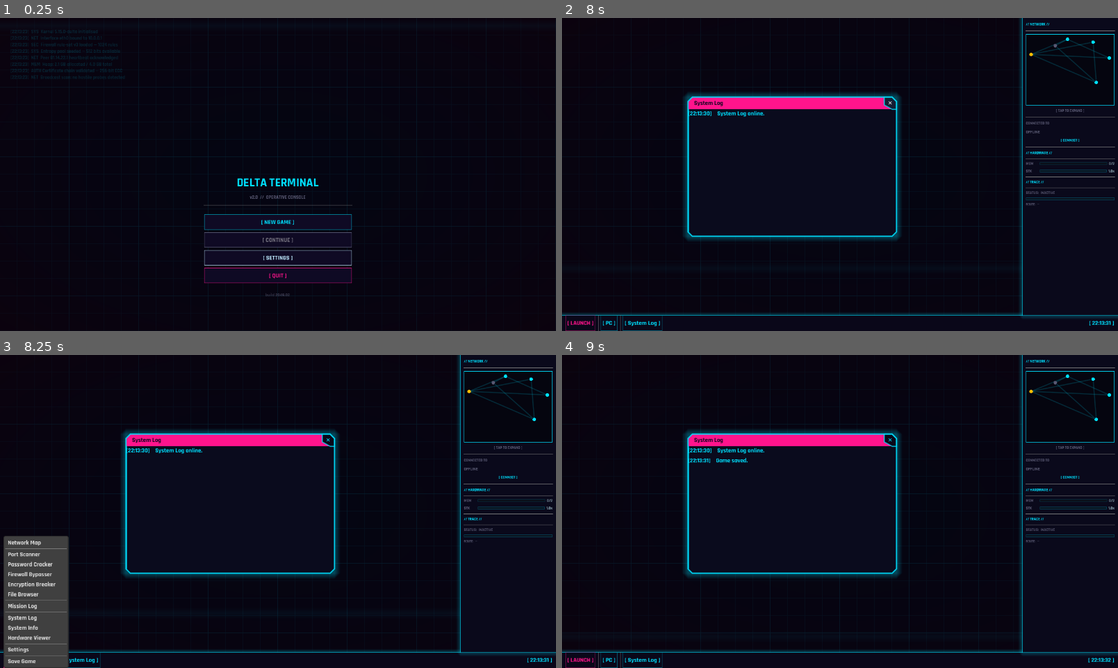
Above: before the commit, frames 1-4 (two rows, left to right).
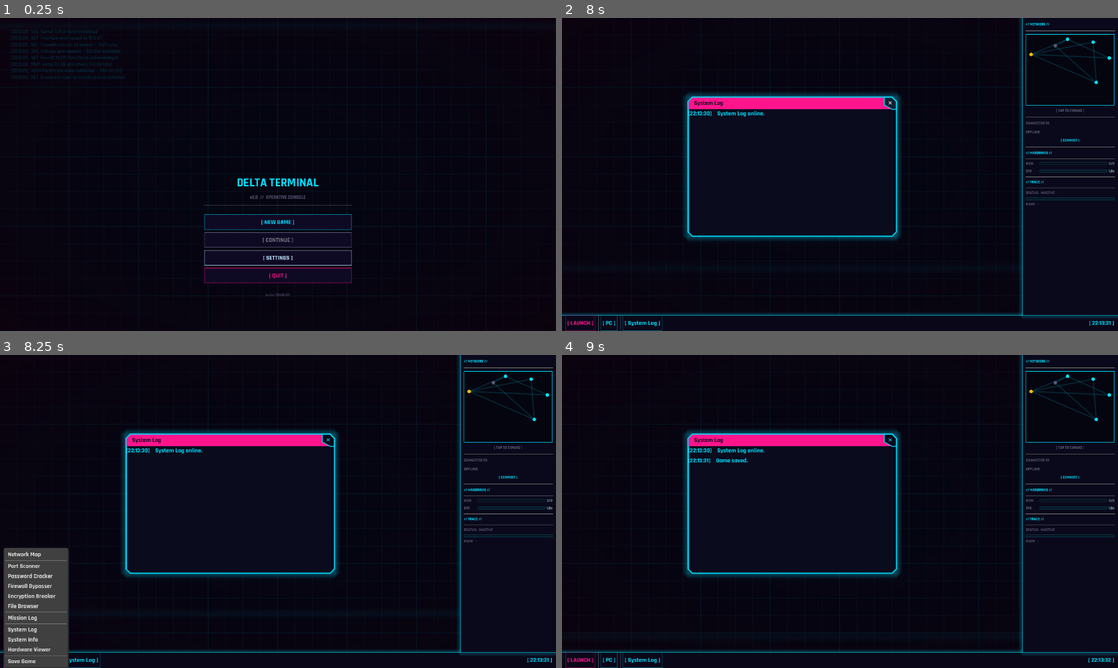
Above: after the commit, the same moments.

Repository: Sub-Xaero/Delta-Terminal-v2
Game: Godot game, scene res://scenes/main_menu.tscn
Two runs of this game, one before a commit and one after it. Both use one fixed random seed, a clock stepped at 60 frames per second and the inputs below.
Inputs (mouse positions are in pixels of both pictures, inside the frame that each line leads up to):
- Up to frame 1 (0.25 s): no input
- Up to frame 2 (8 s): click "[ SETTINGS ]" at 0.5 s; click "[ NEW GAME ]" at 1.25 s; click "[ NEW GAME ]" at 2 s; click "✕" at 2.75 s; click "[ NEW GAME ]" at 3.5 s; click (840, 230) at 4.27 s; type "12" at 4.35 s; click "[ CONFIRM ]" at 5 s; tap Enter at 5.75, 7.25 s; move the mouse to (962, 158) at 5.77 s; click (962, 158) at 5.92 s; tap Space at 6.5 s; drag from (728, 190) to (812, 237) at 6.52 s; move the mouse to (895, 105) at 7.27 s; click (895, 105) at 7.42 s
- Up to frame 3 (8.25 s): click "[ LAUNCH ]" at 8 s
- Up to frame 4 (9 s): click "[ LAUNCH ]" at 8.75 s

Frames 1-2 are identical in both runs. In frame 3, 1.3% of the frame differs, in the area x 0-13%, y 57-96%; in frame 4, nothing differs.

Commit message:
Add pause menu overlay with clock shortcut
Full-screen modal pause overlay (Escape or clock click) that freezes the
scene tree via get_tree().paused. Includes Resume, Save Game, Settings,
and Quit to Menu buttons. Settings moved from context menu into pause menu.

Diff:
--- a/scenes/desktop/desktop.gd
+++ b/scenes/desktop/desktop.gd
@@ -12,11 +12,11 @@
 const FileBrowserScene        := preload("res://scenes/tools/file_browser.tscn")
 const EncryptionBreakerScene  := preload("res://scenes/tools/encryption_breaker.tscn")
 const HardwareViewerScene     := preload("res://scenes/tools/hardware_viewer.tscn")
-const SettingsScene           := preload("res://scenes/ui/settings.tscn")
 
 @onready var window_manager: WindowManager = $WindowLayer
 @onready var context_menu: PopupMenu = $ContextMenu
 @onready var _crt_bg: ColorRect = $Background
+@onready var _pause_menu: PauseMenu = $PauseMenu
 
 
 func _ready() -> void:
@@ -25,6 +25,7 @@
 	EventBus.context_menu_requested.connect(_show_context_menu)
 	EventBus.open_tool_requested.connect(_on_open_tool_requested)
 	EventBus.system_nuke_triggered.connect(_on_system_nuke)
+	EventBus.pause_requested.connect(_pause_menu.toggle)
 	SettingsManager.settings_changed.connect(_apply_crt_settings)
 	_apply_crt_settings()
 	window_manager.spawn_tool_window(SystemLogScene, "System Log")
@@ -52,13 +53,15 @@
 	context_menu.add_item("System Info", 4)
 	context_menu.add_item("Hardware Viewer", 11)
 	context_menu.add_separator()
-	context_menu.add_item("Settings", 8)
-	context_menu.add_separator()
 	context_menu.add_item("Save Game", 12)
 	context_menu.id_pressed.connect(_on_context_menu_id_pressed)
 
 
 func _unhandled_input(event: InputEvent) -> void:
+	if event is InputEventKey and event.is_action_pressed("ui_cancel"):
+		_pause_menu.toggle()
+		get_viewport().set_input_as_handled()
+		return
 	if event is InputEventMouseButton:
 		if event.button_index == MOUSE_BUTTON_RIGHT and event.pressed:
 			_show_context_menu(get_global_mouse_position())
@@ -113,8 +116,6 @@
 				],
 				"info"
 			)
-		8:
-			window_manager.spawn_tool_window(SettingsScene, "Settings")
 		12:
 			SaveManager.save_game()
 
--- a/scenes/desktop/desktop.tscn
+++ b/scenes/desktop/desktop.tscn
@@ -1,6 +1,7 @@
 [gd_scene format=3 uid="uid://btgvnars7safb"]
 
 [ext_resource type="Script" uid="uid://drbpe4t7ta1wi" path="res://scenes/desktop/desktop.gd" id="1_desk"]
+[ext_resource type="PackedScene" path="res://scenes/ui/pause_menu.tscn" id="7_pm"]
 [ext_resource type="Script" uid="uid://byvw0ae1r6jbc" path="res://scenes/desktop/window_manager.gd" id="2_wm"]
 [ext_resource type="Script" uid="uid://ogabhcn6r2p" path="res://scenes/desktop/taskbar.gd" id="3_tb"]
 [ext_resource type="Shader" uid="uid://b0bc2h4d8a5fo" path="res://scenes/desktop/crt_background.gdshader" id="4_crt"]
@@ -90,3 +91,6 @@
 
 [node name="ContextMenu" type="PopupMenu" parent="." unique_id=2063644530]
 oversampling_override = 1.0
+
+[node name="PauseMenu" parent="." instance=ExtResource("7_pm")]
+layout_mode = 1
--- a/scenes/desktop/taskbar.gd
+++ b/scenes/desktop/taskbar.gd
@@ -73,6 +73,14 @@
 	add_theme_stylebox_override("panel", style)
 
 	clock_label.add_theme_color_override("font_color", Color(0.0, 0.88, 1.0))
+	clock_label.mouse_filter = Control.MOUSE_FILTER_STOP
+	clock_label.mouse_default_cursor_shape = Control.CURSOR_POINTING_HAND
+	clock_label.gui_input.connect(_on_clock_gui_input)
+
+
+func _on_clock_gui_input(event: InputEvent) -> void:
+	if event is InputEventMouseButton and event.button_index == MOUSE_BUTTON_LEFT and event.pressed:
+		EventBus.pause_requested.emit()
 
 
 func _update_clock() -> void:
--- /dev/null
+++ b/scenes/ui/pause_menu.gd
@@ -0,0 +1,185 @@
+class_name PauseMenu
+extends Control
+## Full-screen modal pause overlay.
+## process_mode is ALWAYS so input is received while the scene tree is paused.
+
+const SettingsScene := preload("res://scenes/ui/settings.tscn")
+
+const _C_CYAN  := Color(0.0,  0.88, 1.0)
+const _C_PINK  := Color(1.0,  0.08, 0.55)
+const _C_MUTED := Color(0.35, 0.35, 0.45)
+const _C_TEXT  := Color(0.75, 0.92, 1.0)
+const _C_BG    := Color(0.04, 0.03, 0.10, 0.97)
+const _C_TITLE := Color(0.06, 0.04, 0.14)
+
+var _save_label:   Label
+var _settings_win: ToolWindow
+
+
+func _ready() -> void:
+	set_anchors_and_offsets_preset(Control.PRESET_FULL_RECT)
+	mouse_filter = Control.MOUSE_FILTER_STOP
+	hide()
+	_build_ui()
+
+
+# ── Build ──────────────────────────────────────────────────────────────────────
+
+func _build_ui() -> void:
+	# Semi-transparent backdrop
+	var backdrop := ColorRect.new()
+	backdrop.set_anchors_and_offsets_preset(Control.PRESET_FULL_RECT)
+	backdrop.color = Color(0.0, 0.0, 0.0, 0.65)
+	backdrop.mouse_filter = Control.MOUSE_FILTER_STOP
+	add_child(backdrop)
+
+	# Centred container
+	var centre := CenterContainer.new()
+	centre.set_anchors_and_offsets_preset(Control.PRESET_FULL_RECT)
+	add_child(centre)
+
+	# Panel
+	var panel := Panel.new()
+	panel.custom_minimum_size = Vector2(300.0, 0.0)
+	var bg_style := StyleBoxFlat.new()
+	bg_style.bg_color = _C_BG
+	bg_style.border_color = _C_CYAN
+	bg_style.set_border_width_all(1)
+	bg_style.set_content_margin_all(28.0)
+	bg_style.shadow_color = Color(_C_CYAN, 0.18)
+	bg_style.shadow_size = 18
+	panel.add_theme_stylebox_override("panel", bg_style)
+	centre.add_child(panel)
+
+	var vbox := VBoxContainer.new()
+	vbox.set_anchors_and_offsets_preset(Control.PRESET_FULL_RECT)
+	vbox.add_theme_constant_override("separation", 8)
+	panel.add_child(vbox)
+
+	# Title
+	var title := Label.new()
+	title.text = "// PAUSED //"
+	title.horizontal_alignment = HORIZONTAL_ALIGNMENT_CENTER
+	title.add_theme_font_size_override("font_size", 20)
+	title.add_theme_color_override("font_color", _C_CYAN)
+	vbox.add_child(title)
+
+	var sep := HSeparator.new()
+	sep.add_theme_color_override("color", Color(_C_CYAN, 0.4))
+	vbox.add_child(sep)
+
+	vbox.add_child(_spacer(4))
+
+	# Buttons
+	var resume_btn := _make_btn("[ RESUME ]", _C_CYAN)
+	resume_btn.pressed.connect(_resume)
+	vbox.add_child(resume_btn)
+
+	var save_btn := _make_btn("[ SAVE GAME ]", _C_CYAN)
+	save_btn.pressed.connect(_on_save_pressed)
+	vbox.add_child(save_btn)
+
+	var settings_btn := _make_btn("[ SETTINGS ]", _C_MUTED)
+	settings_btn.pressed.connect(_on_settings_pressed)
+	vbox.add_child(settings_btn)
+
+	var quit_btn := _make_btn("[ QUIT TO MENU ]", _C_PINK)
+	quit_btn.pressed.connect(_on_quit_pressed)
+	vbox.add_child(quit_btn)
+
+	# Save confirmation label (hidden by default)
+	_save_label = Label.new()
+	_save_label.text = "Game saved."
+	_save_label.horizontal_alignment = HORIZONTAL_ALIGNMENT_CENTER
+	_save_label.add_theme_font_size_override("font_size", 11)
+	_save_label.add_theme_color_override("font_color", Color(1.0, 0.75, 0.0))
+	_save_label.visible = false
+	vbox.add_child(_save_label)
+
+
+# ── Toggle ─────────────────────────────────────────────────────────────────────
+
+func toggle() -> void:
+	if visible:
+		_resume()
+	else:
+		_pause()
+
+
+func _pause() -> void:
+	show()
+	get_tree().paused = true
+
+
+func _resume() -> void:
+	hide()
+	get_tree().paused = false
+
+
+# ── Input ──────────────────────────────────────────────────────────────────────
+
+func _unhandled_input(event: InputEvent) -> void:
+	if event.is_action_pressed("ui_cancel"):
+		_resume()
+		get_viewport().set_input_as_handled()
+
+
+# ── Button handlers ────────────────────────────────────────────────────────────
+
+func _on_save_pressed() -> void:
+	SaveManager.save_game()
+	EventBus.log_message.emit("Game saved.", "info")
+	_save_label.visible = true
+	_save_label.modulate = Color(1, 1, 1, 1)
+	var tween := create_tween()
+	tween.tween_interval(1.2)
+	tween.tween_property(_save_label, "modulate:a", 0.0, 0.5)
+	tween.tween_callback(func(): _save_label.visible = false)
+
+
+func _on_settings_pressed() -> void:
+	if _settings_win and is_instance_valid(_settings_win):
+		return
+	_settings_win = SettingsScene.instantiate()
+	add_child(_settings_win)
+	_settings_win.position = (size - _settings_win.custom_minimum_size) * 0.5
+
+
+func _on_quit_pressed() -> void:
+	get_tree().paused = false
+	get_tree().change_scene_to_file("res://scenes/main_menu.tscn")
+
+
+# ── Helpers ────────────────────────────────────────────────────────────────────
+
+func _make_btn(label_text: String, col: Color) -> Button:
+	var btn := Button.new()
+	btn.text = label_text
+	btn.flat = false
+	btn.focus_mode = Control.FOCUS_NONE
+	btn.add_theme_color_override("font_color",       col)
+	btn.add_theme_color_override("font_hover_color", Color(col.r, col.g, col.b, 0.75))
+	var n_style := StyleBoxFlat.new()
+	n_style.bg_color = _C_TITLE
+	n_style.border_color = col
+	n_style.set_border_width_all(1)
+	n_style.set_content_margin_all(8.0)
+	var h_style := StyleBoxFlat.new()
+	h_style.bg_color = Color(col.r * 0.18, col.g * 0.18, col.b * 0.18)
+	h_style.border_color = col
+	h_style.set_border_width_all(1)
+	h_style.set_content_margin_all(8.0)
+	var d_style := n_style.duplicate()
+	d_style.border_color = _C_MUTED
+	btn.add_theme_stylebox_override("normal",   n_style)
+	btn.add_theme_stylebox_override("hover",    h_style)
+	btn.add_theme_stylebox_override("pressed",  h_style)
+	btn.add_theme_stylebox_override("focus",    n_style)
+	btn.add_theme_stylebox_override("disabled", d_style)
+	return btn
+
+
+func _spacer(h: int) -> Control:
+	var s := Control.new()
+	s.custom_minimum_size = Vector2(0, h)
+	return s
--- /dev/null
+++ b/scenes/ui/pause_menu.tscn
@@ -0,0 +1,7 @@
+[gd_scene format=3 uid="uid://cpausemenuv1"]
+
+[ext_resource type="Script" path="res://scenes/ui/pause_menu.gd" id="1_pm"]
+
+[node name="PauseMenu" type="Control"]
+process_mode = 3
+script = ExtResource("1_pm")
--- a/scripts/autoloads/event_bus.gd
+++ b/scripts/autoloads/event_bus.gd
@@ -31,6 +31,7 @@
 signal log_message(text: String, level: String)   # level: "info" | "warn" | "error"
 signal player_stats_changed()
 signal context_menu_requested(at_position: Vector2)
+signal pause_requested()
 
 # ── Hardware ───────────────────────────────────────────────────────────────────
 signal hardware_changed()          # any install/uninstall or hack count change
Not shown, added: scenes/ui/pause_menu.gd.uid
